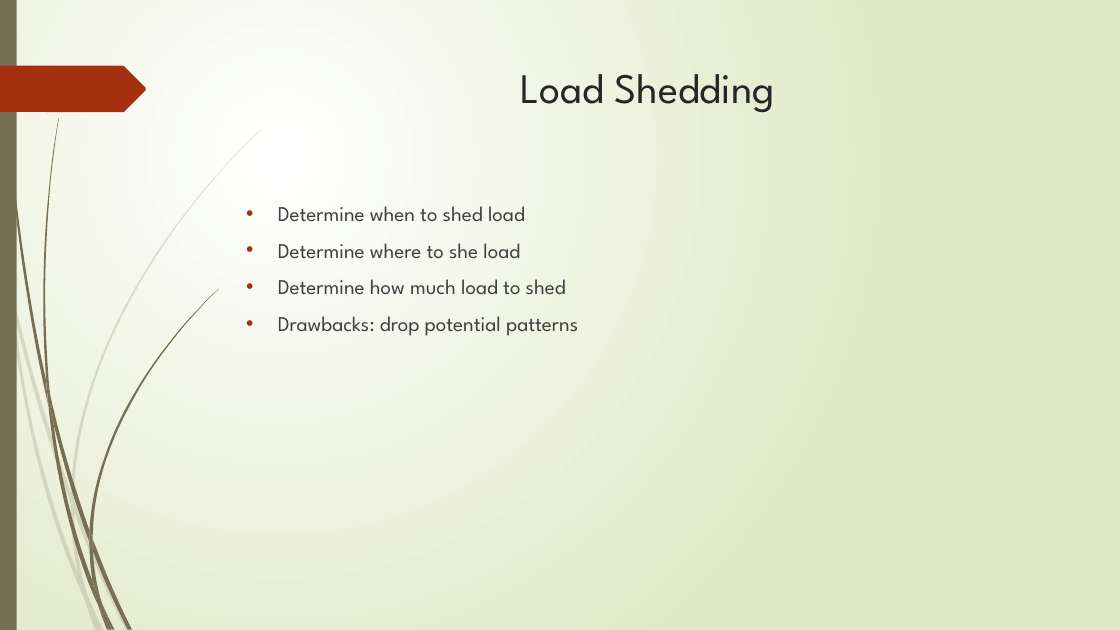
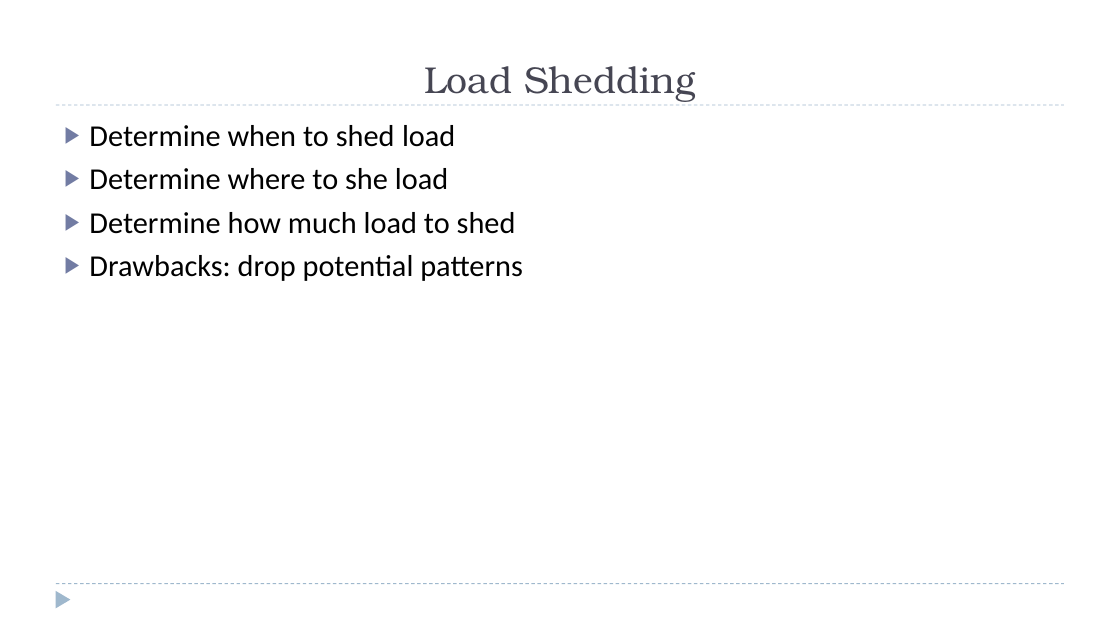
Before and after one commit to zixiaojindao/time-series-survey, a slide deck: slide 5 of slide/data stream mining.pptx. Drawn at 1120x630 pixels with LibreOffice and Linux fonts; fonts in the diff are those of the drawing. Boxes give left, top, right and bottom in pixels: in the first picture for what was removed or moved away, otherwise in the second. Text is boxed around its words. In the diff, an @@ line names an element or a change of style, - is before the commit and + after.

```diff
--- a/slide/data stream mining.pptx
+++ b/slide/data stream mining.pptx
@@ background gradient #FFFFFF to #DFE8C4 to #FFFFFF @@
@@ rectangle removed at (x1=0, y1=0, x2=17, y2=630) @@
@@ title "Load Shedding" moved from (x1=520, y1=74, x2=775, y2=113) to (x1=424, y1=66, x2=695, y2=102) @@
@@ title "Load Shedding" at (x1=424, y1=66, x2=695, y2=102): size 36 to 32 pt, font League Spartan to TeX Gyre Bonum, text colour #262626 to #464653; vertical alignment top to bottom @@
@@ freeform shape removed at (x1=0, y1=66, x2=146, y2=112) @@
@@ text "Determine when to shed load" moved from (x1=278, y1=206, x2=578, y2=336) to (x1=89, y1=125, x2=523, y2=281) @@
@@ text "Determine when to shed load" at (x1=89, y1=125, x2=523, y2=281): size 18 to 26 pt, font League Spartan to Calibri, text colour #404040 to #000000; bullet • to ▶; less space between paragraphs; bullet colour #A53010 to #727CA3 @@
@@ line added from (56, 105) to (1065, 105), #9FB8CD 0.75 pt dashed @@
@@ line added from (56, 584) to (1065, 584), #9FB8CD 0.75 pt dashed @@
@@ triangle added at (x1=56, y1=591, x2=71, y2=609), fill #9FB8CD @@
@@ group removed at (x1=0, y1=129, x2=262, y2=630): 10 freeform shapes @@
@@ group removed at (x1=3, y1=0, x2=218, y2=630): 12 freeform shapes @@
```
Also in this commit, not shown: 12 other slides changed, 2 other files.
